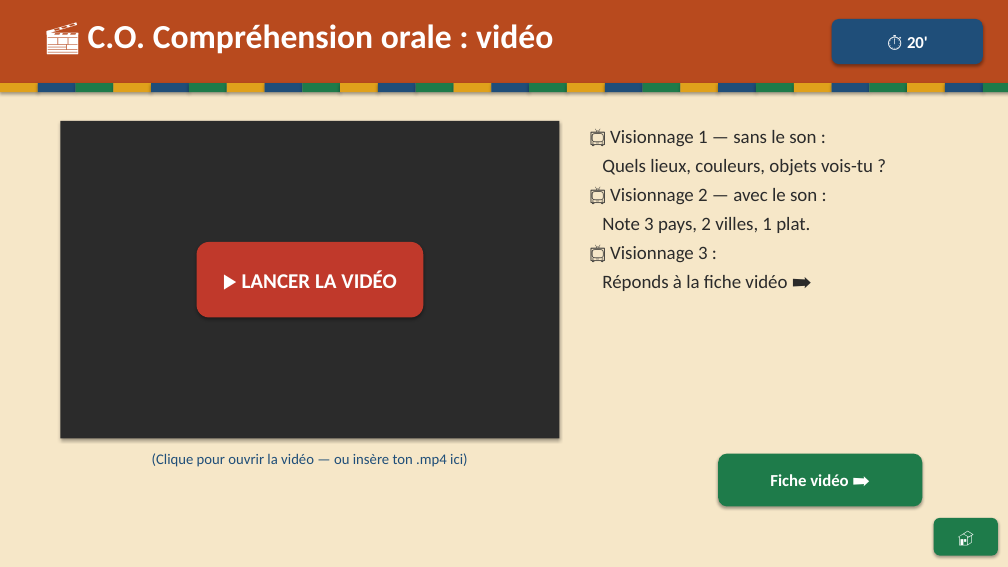
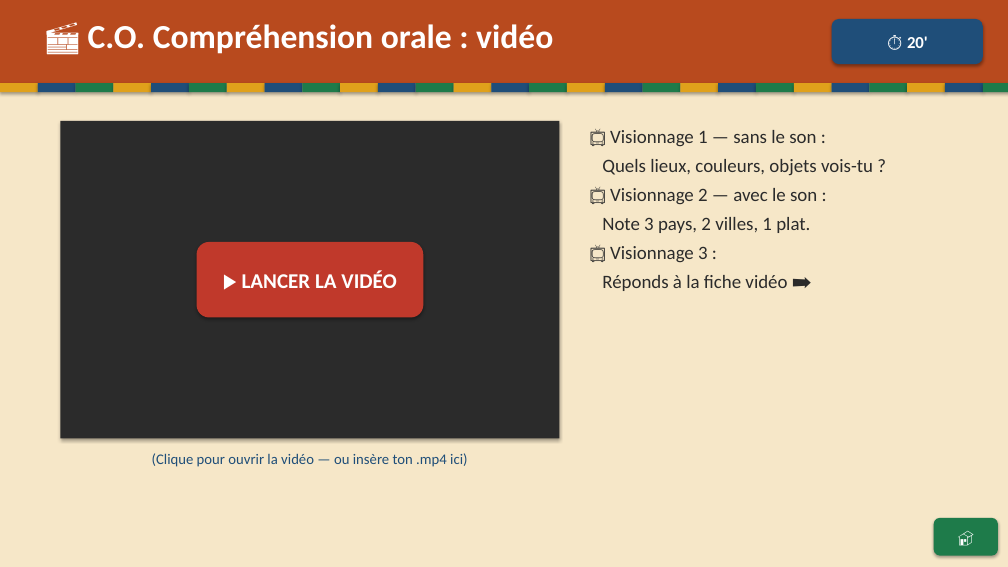
Before and after one commit to Paquereauman/Paquereauman, a slide deck: slide 69 of maghreb/maghreb-interactif.pptx (slide 99 before the commit). Drawn at 1008x567 pixels with LibreOffice and Linux fonts; fonts in the diff are those of the drawing. Boxes give left, top, right and bottom in pixels: in the first picture for what was removed or moved away, otherwise in the second. Text is boxed around its words. In the diff, an @@ line names an element or a change of style, - is before the commit and + after.

```diff
--- a/maghreb/maghreb-interactif.pptx
+++ b/maghreb/maghreb-interactif.pptx
@@ rounded rectangle removed at bbox=[718, 454, 923, 507] @@
-Fiche vidéo ➡️
```
Also in this commit, not shown: 17 other slides changed, 57 slides removed, 1 other file.
